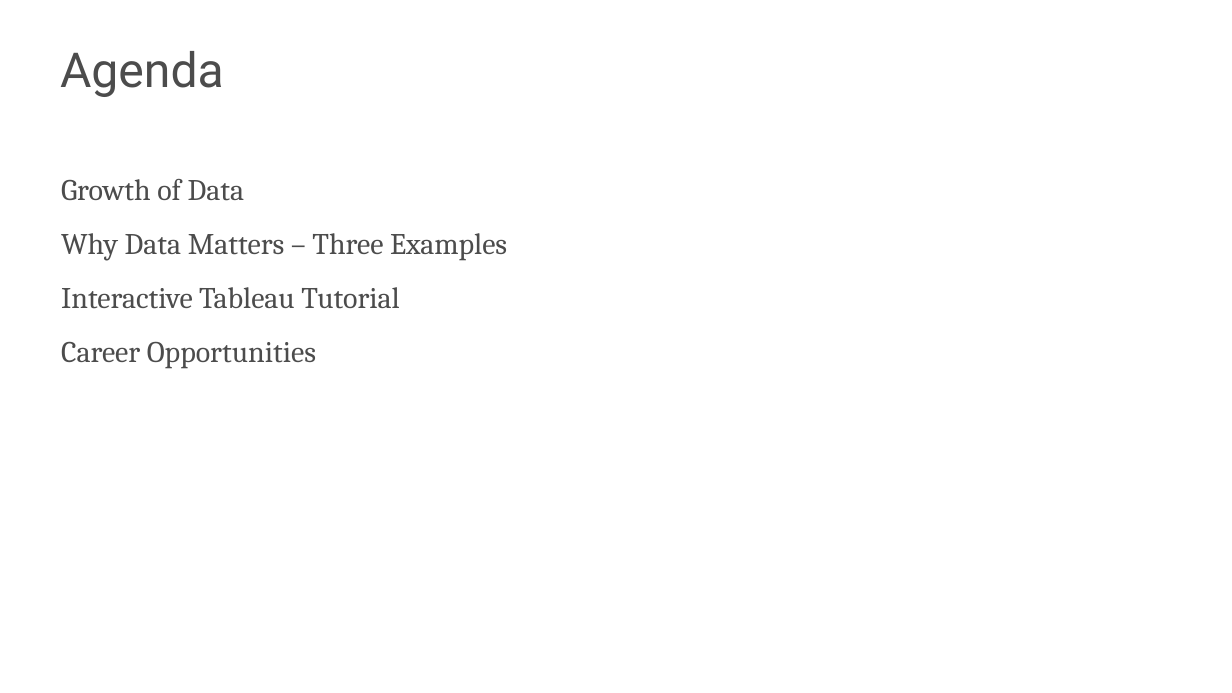
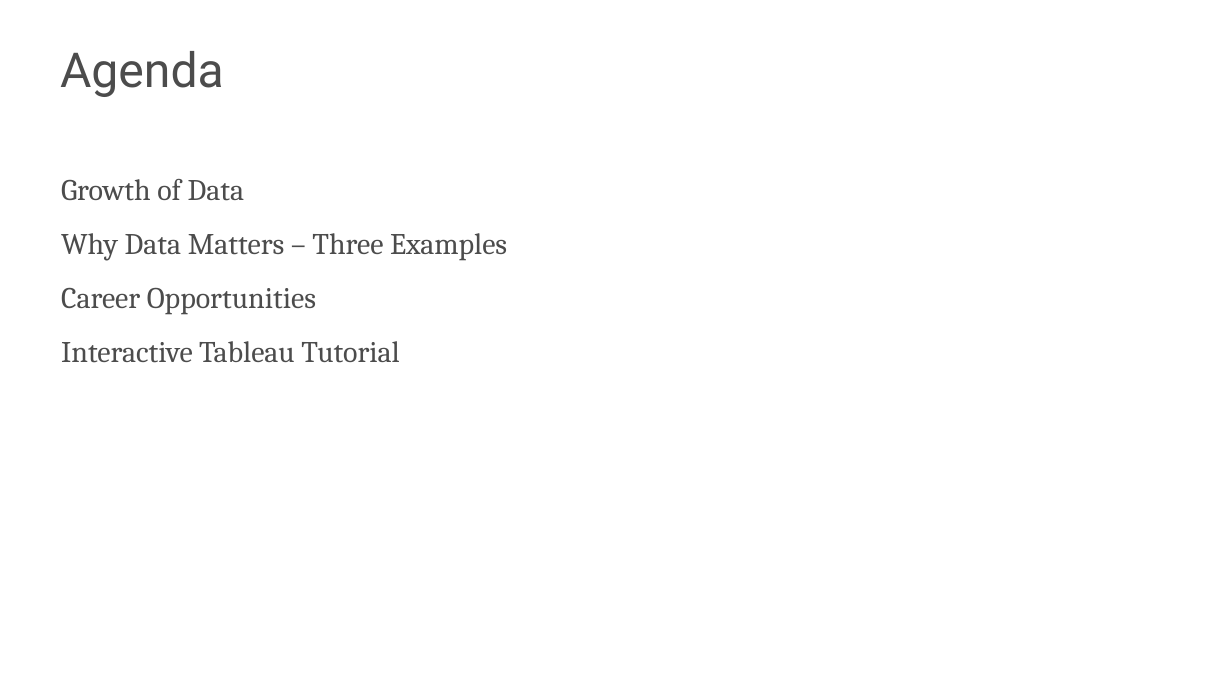
Before and after one commit to s-kyle-reed/data-lecture, a slide deck: slide 9 of lecture.pptx. Drawn at 1232x693 pixels with LibreOffice and Linux fonts; fonts in the diff are those of the drawing; background and template pictures are left out. Boxes give left, top, right and bottom in pixels: in the first picture for what was removed or moved away, otherwise in the second. Text is boxed around its words. In the diff, an @@ line names an element or a change of style, - is before the commit and + after.

```diff
--- a/lecture.pptx
+++ b/lecture.pptx
@@ text at (x1=61, y1=287, x2=316, y2=315): paragraph added @@
+Career Opportunities
@@ text at (x1=61, y1=341, x2=316, y2=369): paragraph removed @@
-Career Opportunities
```
